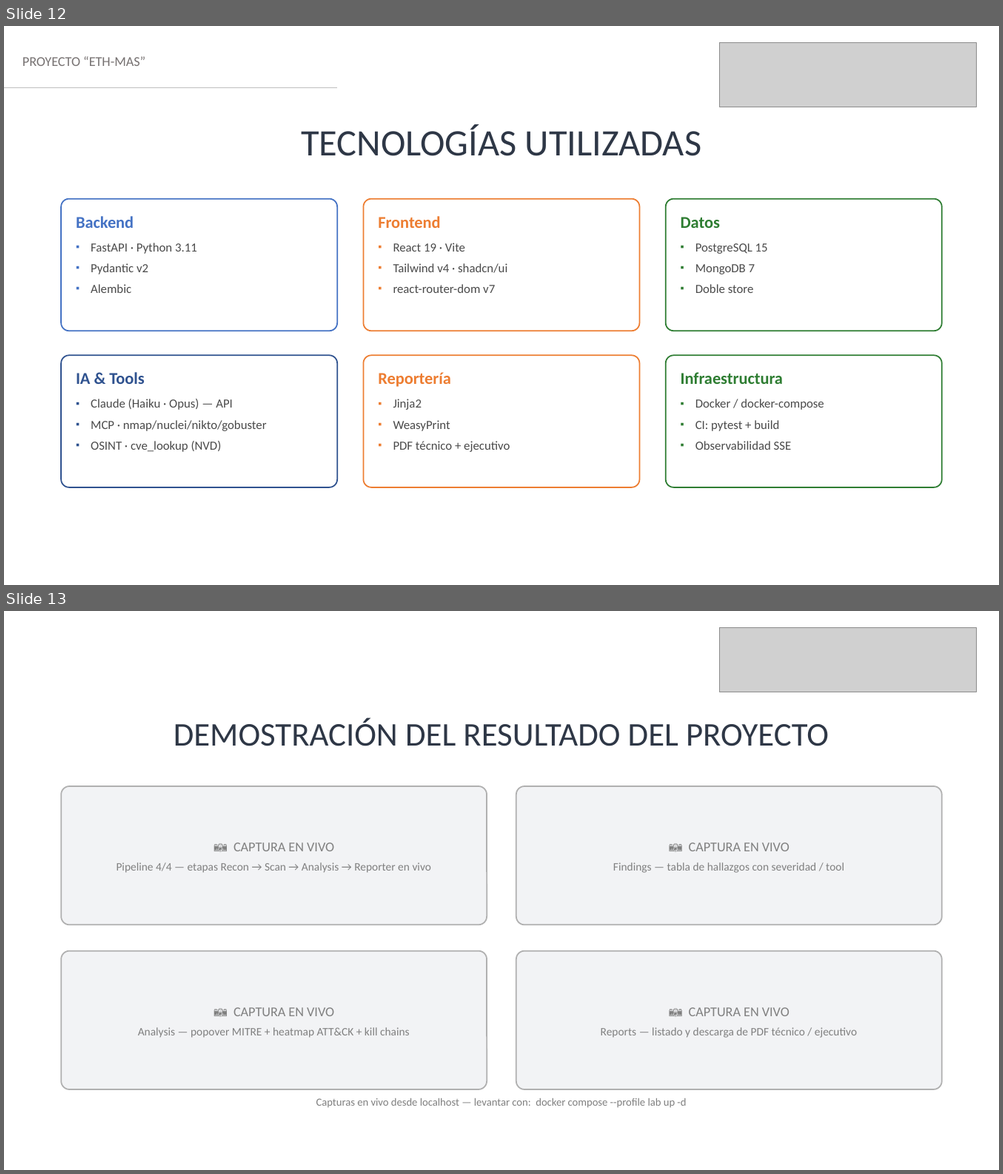
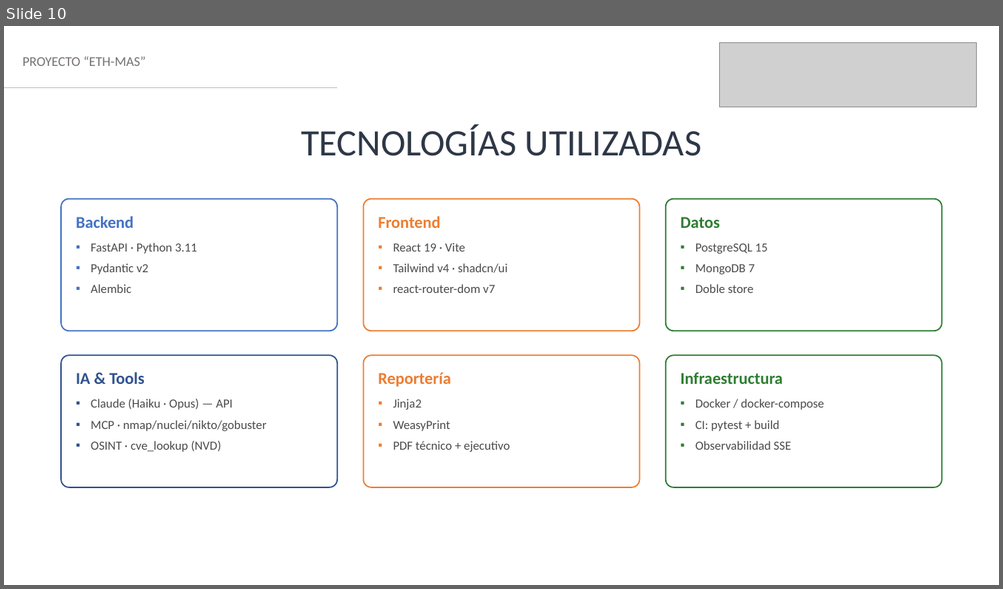
Before and after one commit to rodrigosantibanez1/Capstone, a slide deck: Fase 3/Evidencias Grupales/ETH-MAS_Presentacion_Final_Capstone.pptx. Shown one above the other, each under a label of ours: slides 12 and 13 before the commit, slide 10 after it. The pictures are 1003x1174 and 1003x589 pixels, drawn with LibreOffice and Linux fonts; fonts in the diff are those of the drawing; grey boxes stand for pictures. Boxes give left, top, right and bottom in pixels: in the first picture for what was removed or moved away, otherwise in the second. Text is boxed around its words. In the diff, an @@ line names an element or a change of style, - is before the commit and + after.

```diff
--- a/Fase 3/Evidencias Grupales/ETH-MAS_Presentacion_Final_Capstone.pptx
+++ b/Fase 3/Evidencias Grupales/ETH-MAS_Presentacion_Final_Capstone.pptx
@@ slide 13 removed at (4, 611, 999, 1170), background #FFFFFF @@
@@ picture removed at (720, 628, 976, 692) @@
@@ text removed at (173, 718, 828, 746) @@
-DEMOSTRACIÓN DEL RESULTADO DEL PROYECTO
@@ rounded rectangle removed at (62, 786, 486, 925) @@
-📷 CAPTURA EN VIVO
-Pipeline 4/4 — etapas Recon → Scan → Analysis → Reporter en vivo
@@ rounded rectangle removed at (516, 786, 941, 925) @@
-📷 CAPTURA EN VIVO
-Findings — tabla de hallazgos con severidad / tool
@@ rounded rectangle removed at (62, 951, 486, 1090) @@
-📷 CAPTURA EN VIVO
-Analysis — popover MITRE + heatmap ATT&CK + kill chains
@@ rounded rectangle removed at (516, 951, 941, 1090) @@
-📷 CAPTURA EN VIVO
-Reports — listado y descarga de PDF técnico / ejecutivo
@@ text removed at (316, 1099, 686, 1108) @@
-Capturas en vivo desde localhost — levantar con: docker compose --profile lab up -d
@@ what was slide 12 is now slide 10 @@
@@ slide 10 changed as well @@
@@ less space between paragraphs; more space between paragraphs in 3 elements at (62, 356, 338, 488), (364, 356, 640, 488), (666, 356, 942, 488) @@
```
Also in this commit, not shown: 15 other slides changed, 2 slides added, 7 other slides removed.
